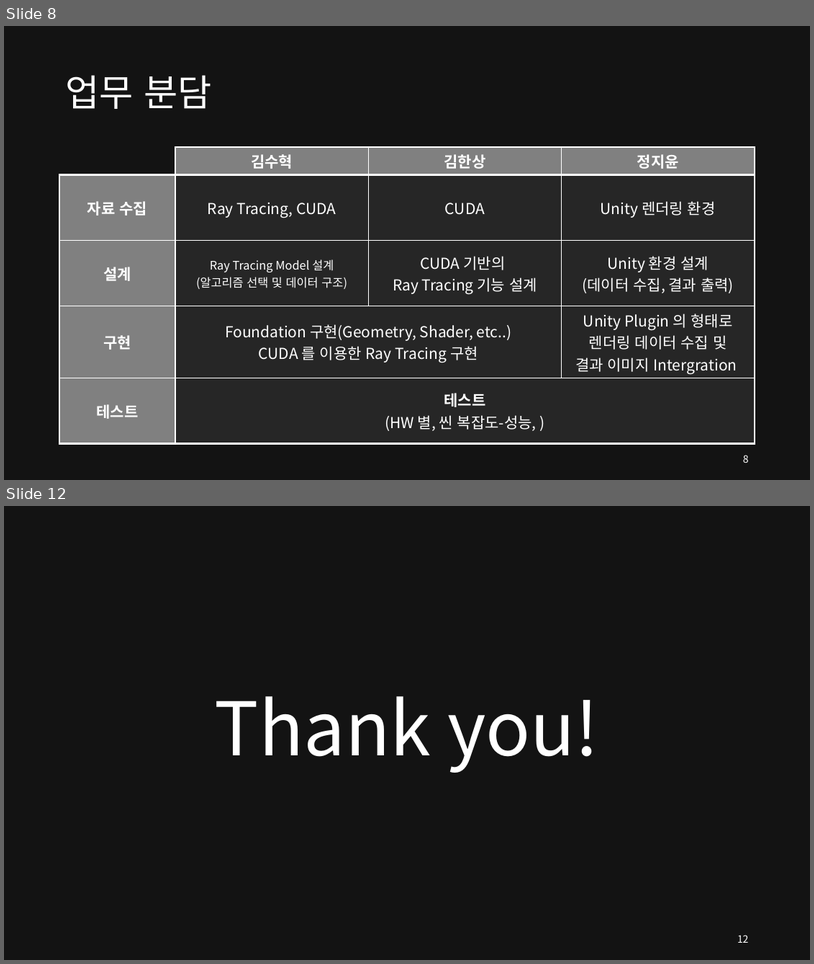
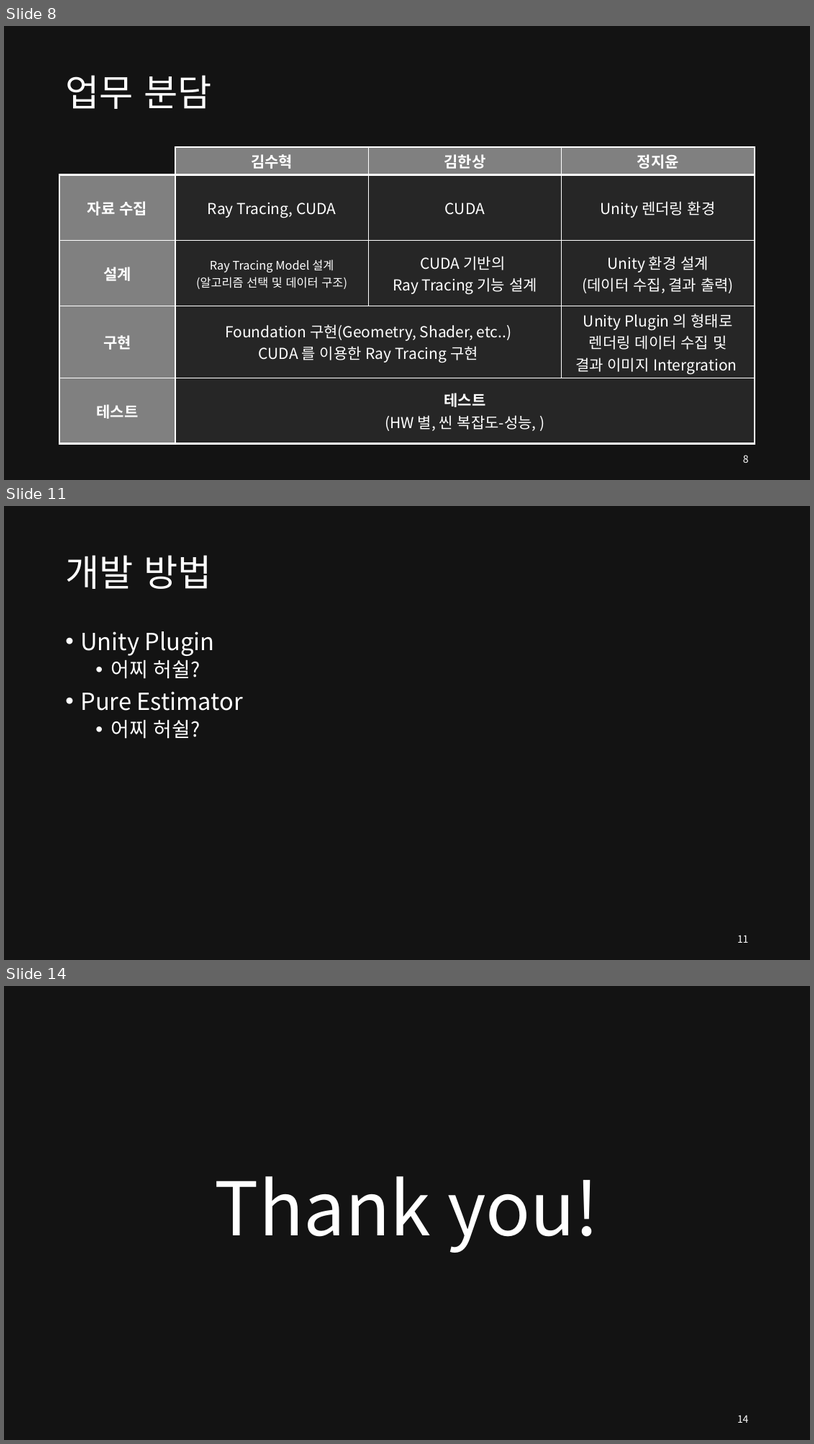
Before and after one commit to SEETHELGIHT/CapstonePlanning, a slide deck: doc/GPU-Accelerated_Ray_Tracing.pptx. Shown one above the other, each under a label of ours: slides 8 and 12 before the commit, slides 8, 11 and 14 after it; the slides between them are not shown. The pictures are 814x964 and 814x1444 pixels, drawn with LibreOffice and Linux fonts; fonts in the diff are those of the drawing. Boxes give left, top, right and bottom in pixels: in the first picture for what was removed or moved away, otherwise in the second. Text is boxed around its words. In the diff, an @@ line names an element or a change of style, - is before the commit and + after.

```diff
--- a/doc/GPU-Accelerated_Ray_Tracing.pptx
+++ b/doc/GPU-Accelerated_Ray_Tracing.pptx
@@ slide 11 added at (4, 506, 810, 960), background #131313 @@
@@ title added at (65, 555, 211, 589), 44 pt, text #FFFFFF @@
+개발 방법
@@ text added at (80, 631, 243, 739), 28 pt, text #FFFFFF @@
+• Unity Plugin
+  • 어찌 허쉴?
+• Pure Estimator
+  • 어찌 허쉴?
@@ page number added at (738, 934, 749, 942), 12 pt, text #FFFFFF @@
+11
@@ what was slide 12 is now slide 14 @@
@@ page number at (738, 1414, 749, 1422): text changed @@
-12
+14
```
Also in this commit, not shown: 4 slides changed, 1 other slide added.
